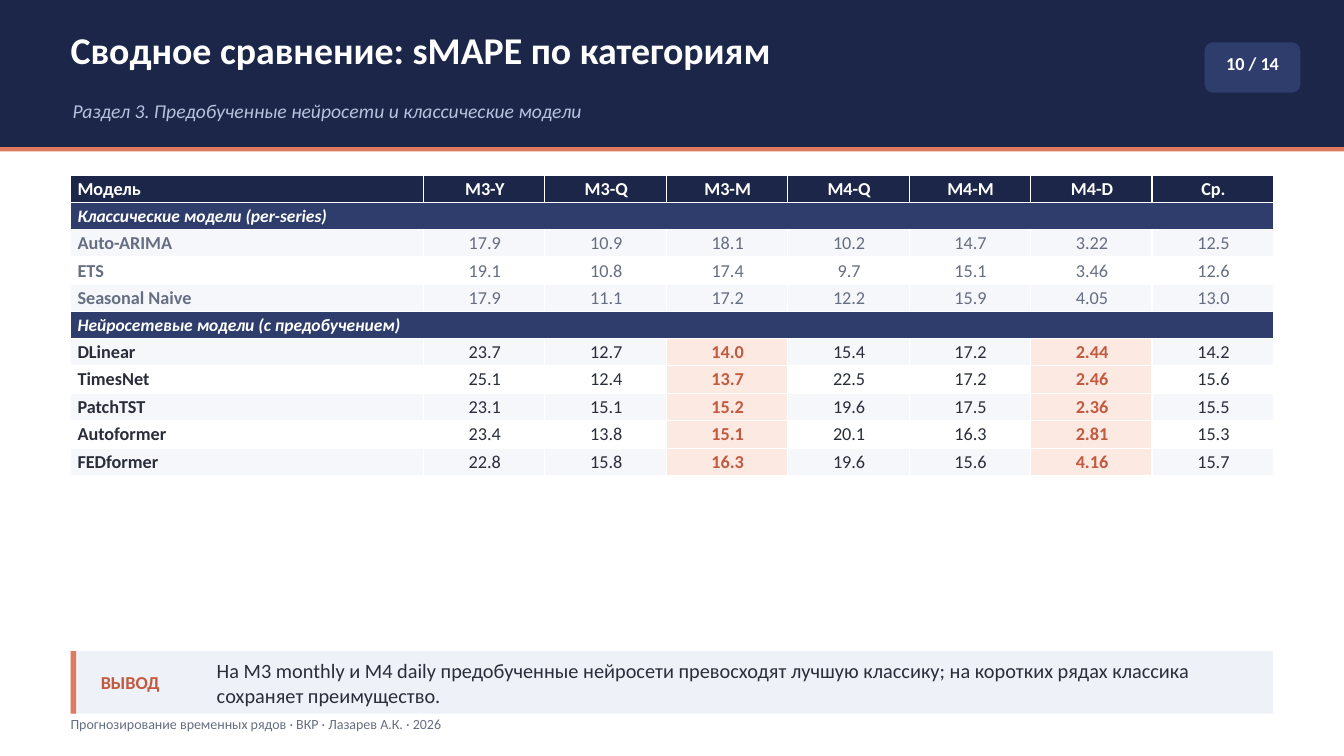
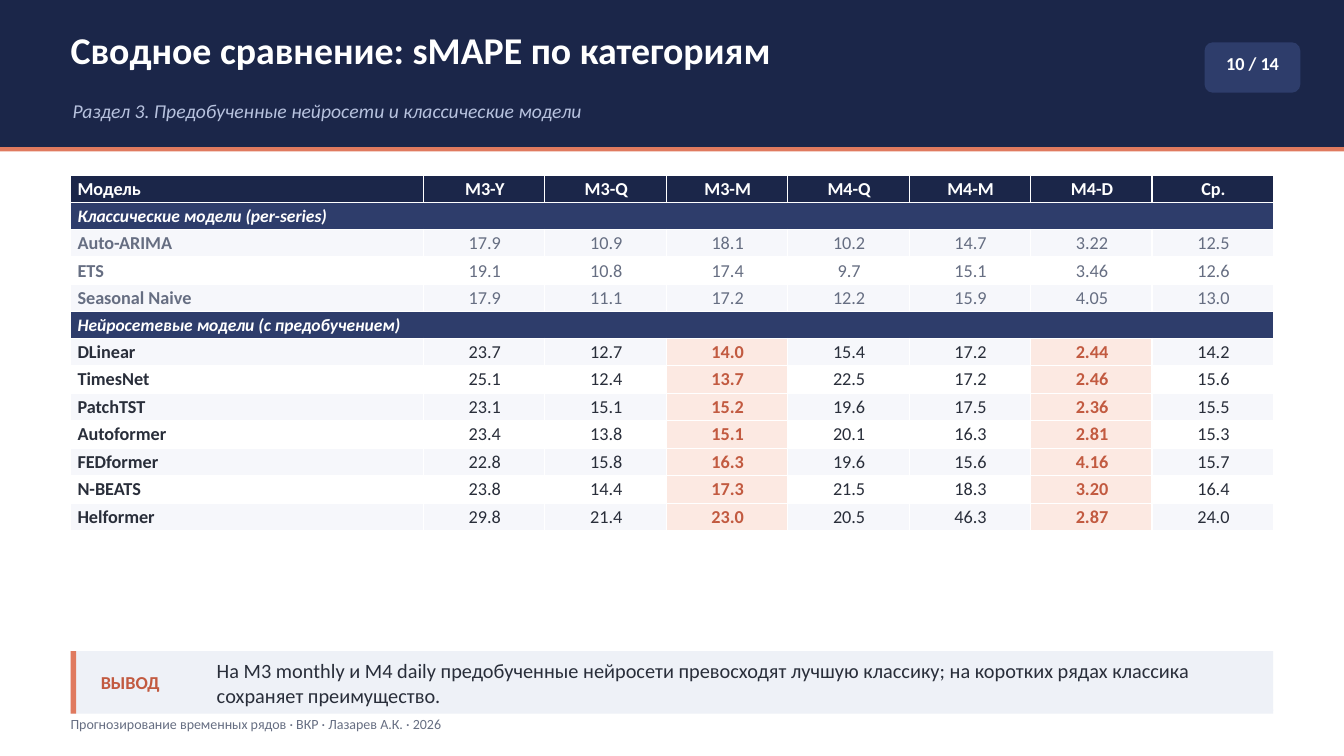
Before and after one commit to Prost444/Hybrid-models-for-TS-processing, a slide deck: slide 10 of docs/Презентация_Лазарев_ВКР.pptx. Drawn at 1344x756 pixels with LibreOffice and Linux fonts; fonts in the diff are those of the drawing. Boxes give left, top, right and bottom in pixels: in the first picture for what was removed or moved away, otherwise in the second. Text is boxed around its words. In the diff, an @@ line names an element or a change of style, - is before the commit and + after.

```diff
--- a/docs/Презентация_Лазарев_ВКР.pptx
+++ b/docs/Презентация_Лазарев_ВКР.pptx
@@ table at box(71, 175, 1277, 527) @@
+row 12: N-BEATS | 23.8 | 14.4 | 17.3 | 21.5 | 18.3 | 3.20 | 16.4
+row 13: Helformer | 29.8 | 21.4 | 23.0 | 20.5 | 46.3 | 2.87 | 24.0
```
Also in this commit, not shown: 2 other files.
